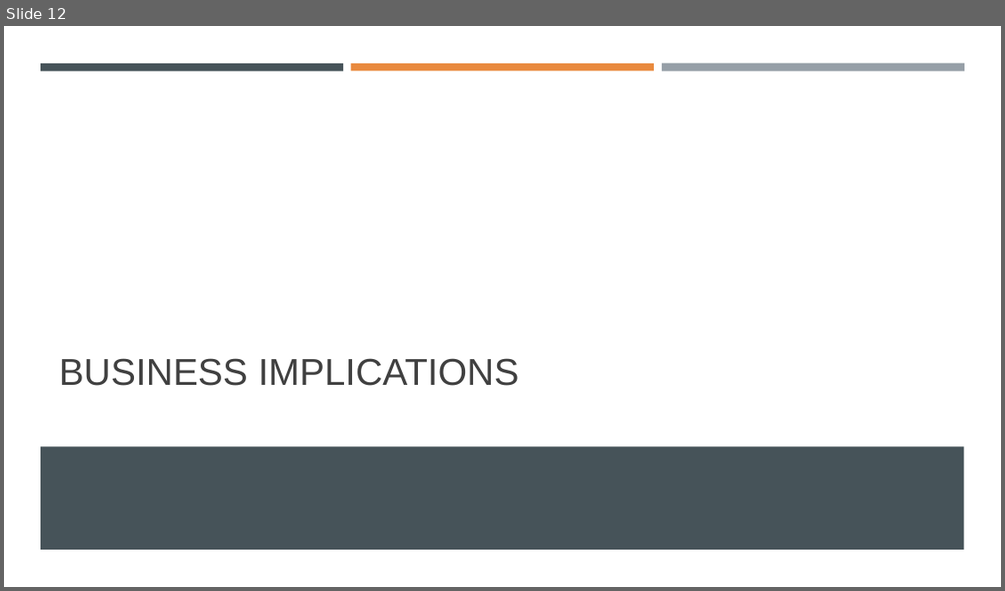
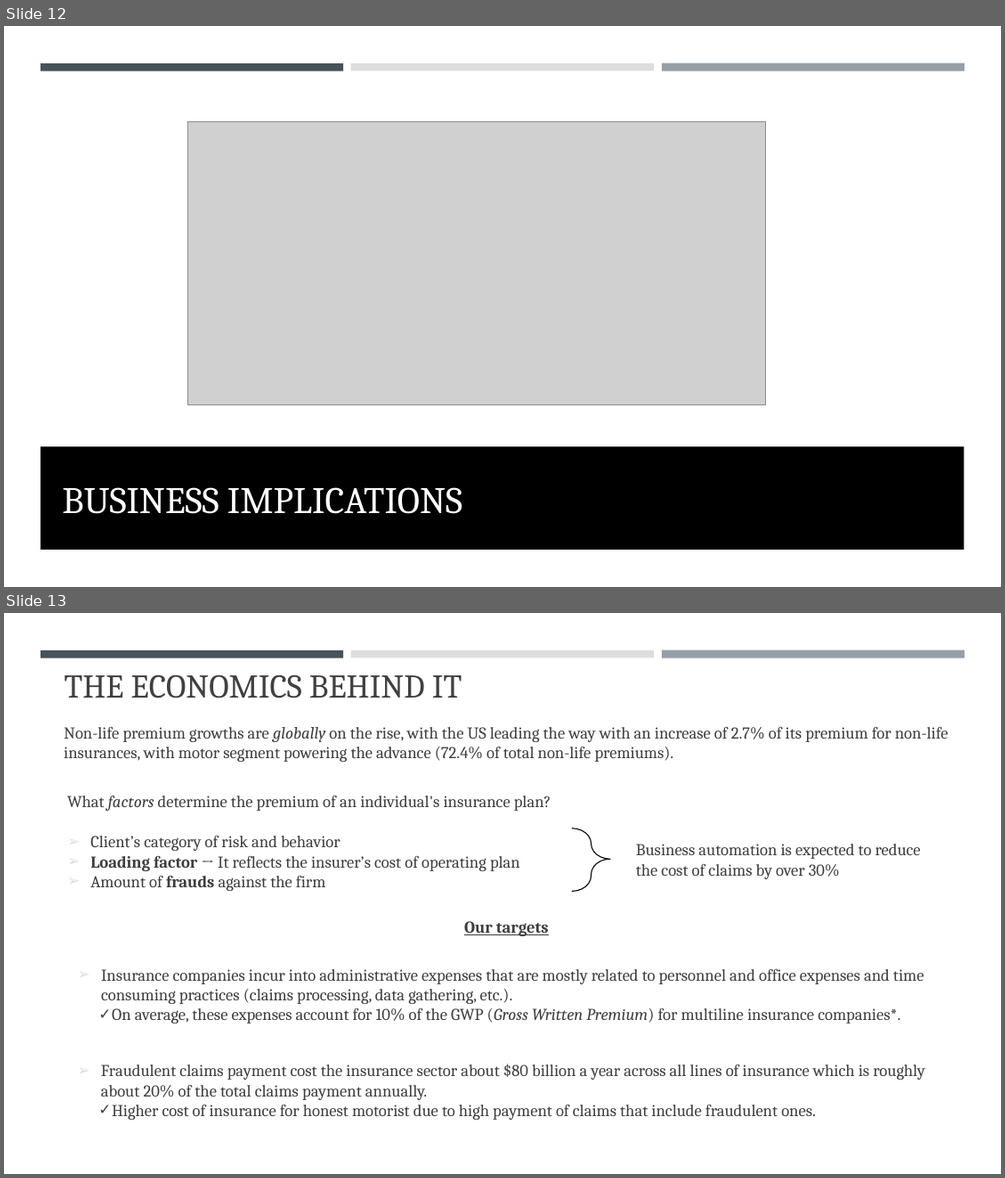
Before and after one commit to costanzimartina/Fintech_project, a slide deck: AutoInsurtech_Adobati_Basigalup_Colombo_Costanzi_Utke.pptx. Shown one above the other, each under a label of ours: slide 12 before the commit, slides 12 and 13 after it. The pictures are 1005x591 and 1005x1178 pixels, drawn with LibreOffice and Linux fonts; fonts in the diff are those of the drawing; grey boxes stand for pictures. Boxes give left, top, right and bottom in pixels: in the first picture for what was removed or moved away, otherwise in the second. Text is boxed around its words. In the diff, an @@ line names an element or a change of style, - is before the commit and + after.

```diff
--- a/AutoInsurtech_Adobati_Basigalup_Colombo_Costanzi_Utke.pptx
+++ b/AutoInsurtech_Adobati_Basigalup_Colombo_Costanzi_Utke.pptx
@@ slide 13 added at (x1=4, y1=613, x2=1001, y2=1174), background #FFFFFF; not listed: 3 template elements that a slide beside it also shows @@
@@ title added at (x1=65, y1=674, x2=462, y2=698), 32 pt, text #404040 @@
+THE ECONOMICS BEHIND IT
@@ text added at (x1=64, y1=727, x2=948, y2=762), 16 pt, text #3E3E3E @@
+Non-life premium growths are globally on the rise, with the US leading the way with an increase of 2.7% of its premium for non-life insurances, with motor segment powering the advance (72.4% of total non-life premiums).
@@ text added at (x1=67, y1=795, x2=551, y2=891), 16 pt, text #3E3E3E @@
+What factors determine the premium of an individual's insurance plan?
+➢ Client’s category of risk and behavior
+➢ Loading factor → It reflects the insurer’s cost of operating plan
+➢ Amount of frauds against the firm
@@ right brace added at (x1=573, y1=828, x2=610, y2=892), outline #0D0D0D 1 pt @@
@@ text added at (x1=636, y1=844, x2=921, y2=879), 16 pt, text #3E3E3E @@
+  Business automation is expected to reduce the cost of claims by over 30%
@@ text added at (x1=464, y1=921, x2=549, y2=936), 16 pt, text #3E3E3E, bold, underline @@
+Our targets
@@ text added at (x1=101, y1=969, x2=924, y2=1023), 16 pt, text #3E3E3E @@
+➢ Insurance companies incur into administrative expenses that are mostly related to personnel and office expenses and time consuming practices (claims processing, data gathering, etc.).
+  ✓ On average, these expenses account for 10% of the GWP (Gross Written Premium) for multiline insurance companies*.
@@ text added at (x1=101, y1=1063, x2=925, y2=1119), 16 pt, text #3E3E3E @@
+➢ Fraudulent claims payment cost the insurance sector about $80 billion a year across all lines of insurance which is roughly about 20% of the total claims payment annually.
+  ✓ Higher cost of insurance for honest motorist due to high payment of claims that include fraudulent ones.
@@ slide 12 changed as well @@
@@ rectangle at (x1=351, y1=63, x2=654, y2=70): fill #E98A3E to #DDDDDD @@
@@ picture added at (x1=188, y1=122, x2=765, y2=405) @@
@@ title "BUSINESS IMPLICATIONS" moved from (x1=59, y1=358, x2=519, y2=386) to (x1=62, y1=487, x2=462, y2=514) @@
@@ title "BUSINESS IMPLICATIONS" at (x1=62, y1=487, x2=462, y2=514): font Arial to Cambria, text colour #404040 to #FFFFFF @@
@@ rectangle at (x1=40, y1=446, x2=964, y2=549): fill #465359 to #000000 @@
```
Also in this commit, not shown: 11 other slides changed, 2 other slides added, 3 slides removed, 4 other files.
